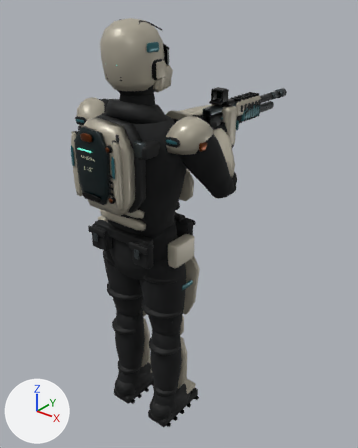
The glTF model public/models/scout.glb as it was, and as the next commit left it.
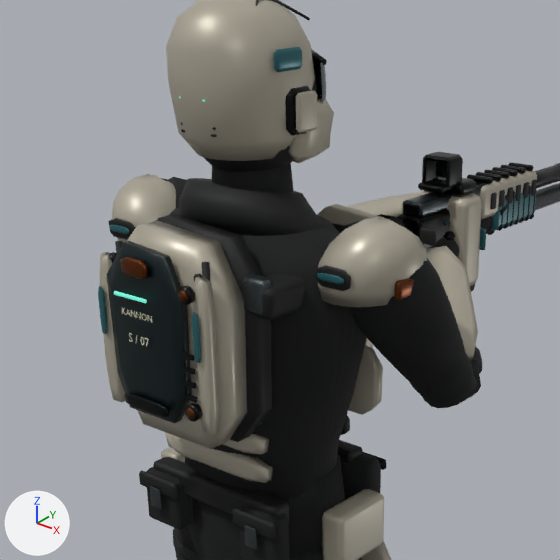
Each version is shown whole from a camera (50 mm lens) standing at (1.315, -1.389, 1.951) and looking at (-0.026, 0.287, 0.911), then close up on the part from 8% to 76% of the width and 5% to 59% of the height. Arrows for +X, +Y and +Z are at lower left; the lights stay in place. The first two pictures are the older version. Vertices at exactly the same position are counted once.

The first close-up shows 'healing_item', 'scout_body', 'weapon_ar', 'weapon_shotgun'.
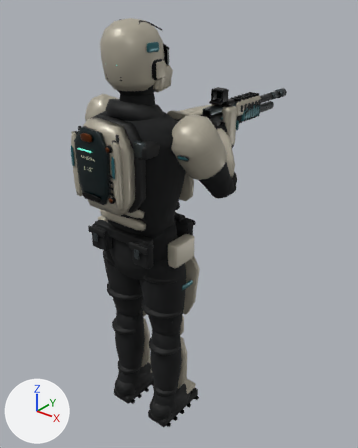
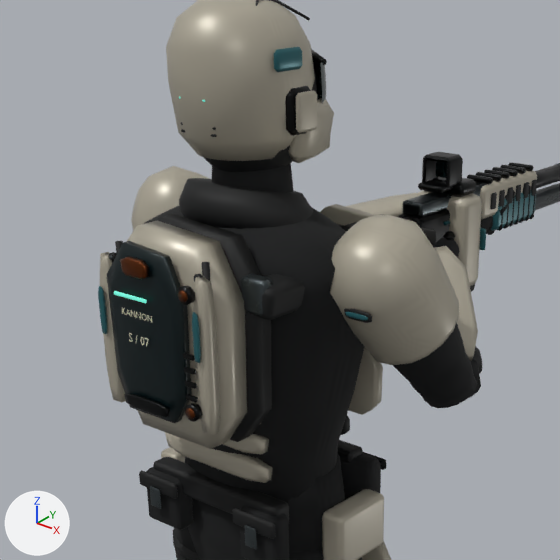
The edits, one by one:
me_tailored_torso is used by ob_scout_body; location (0.0, 0.0, 0.0).
me_tailored_torso had 9102 vertices, 17302 faces and spanned x -0.32..0.36, y -0.26..0.55, z 0.01..1.84.
me_tailored_torso now has 8702 vertices, 16494 faces and spans x -0.31..0.36, y -0.26..0.55, z 0.01..1.84.
me_tailored_torso part 1: the loose piece of 25 vertices spanning x 0.21..0.27, y -0.09..-0.08, z 1.43..1.47 is moved by (0.02, 0.03, -0.06).
me_tailored_torso part 2: the loose piece of 24 vertices spanning x 0.31..0.32, y -0.03..0.03, z 1.41..1.45 is scaled about its middle by (0.877, 0.599, 0.61), then moved by (0.02, 0.06, -0.05).
me_tailored_torso part 3: the loose piece of 25 vertices spanning x -0.27..-0.21, y -0.09..-0.08, z 1.43..1.47 is moved by (0.01, 0.1, -0.09).
me_tailored_torso part 4: the loose piece of 25 vertices spanning x 0.21..0.26, y -0.09, z 1.44..1.46 is moved by (0.02, 0.04, -0.06).
me_tailored_torso part 5: the loose piece of 25 vertices spanning x -0.26..-0.21, y -0.09, z 1.45..1.46 is moved by (0.01, 0.1, -0.09).
me_tailored_torso part 6: 12 vertices moved from x -0.31..0.24, y -0.07..0.09, z 1.43..1.52 to x -0.31..0.24, y -0.07..0.09, z 1.41..1.52; 693 vertices removed from x -0.32..0.32, y -0.14..0.13, z 1.39..1.53; 293 vertices added at x -0.31..0.36, y -0.14..0.18, z 1.28..1.54.
Other edits to the shape of me_tailored_torso do not show in these pictures.

Location of each change, (x1, y1, x2, y2) in pixels of the close-ups (560 x 560 px; the box of a moved part takes in the faces that stretch with it):
part 1 of me_tailored_torso, moved or reshaped
    before: (316, 265, 351, 291)
    after: (344, 309, 372, 323)
part 2 of me_tailored_torso, moved or reshaped (not visible afterwards)
    before: (394, 278, 414, 301)
part 3 of me_tailored_torso, moved or reshaped (not visible afterwards)
    before: (108, 218, 135, 240)
part 4 of me_tailored_torso, moved or reshaped
    before: (317, 273, 344, 284)
    after: (345, 312, 368, 320)
part 5 of me_tailored_torso, moved or reshaped (not visible afterwards)
    before: (109, 225, 130, 234)
part 6 of me_tailored_torso, reshaped
    before: (112, 174, 427, 345)
    after: (131, 166, 459, 365)
